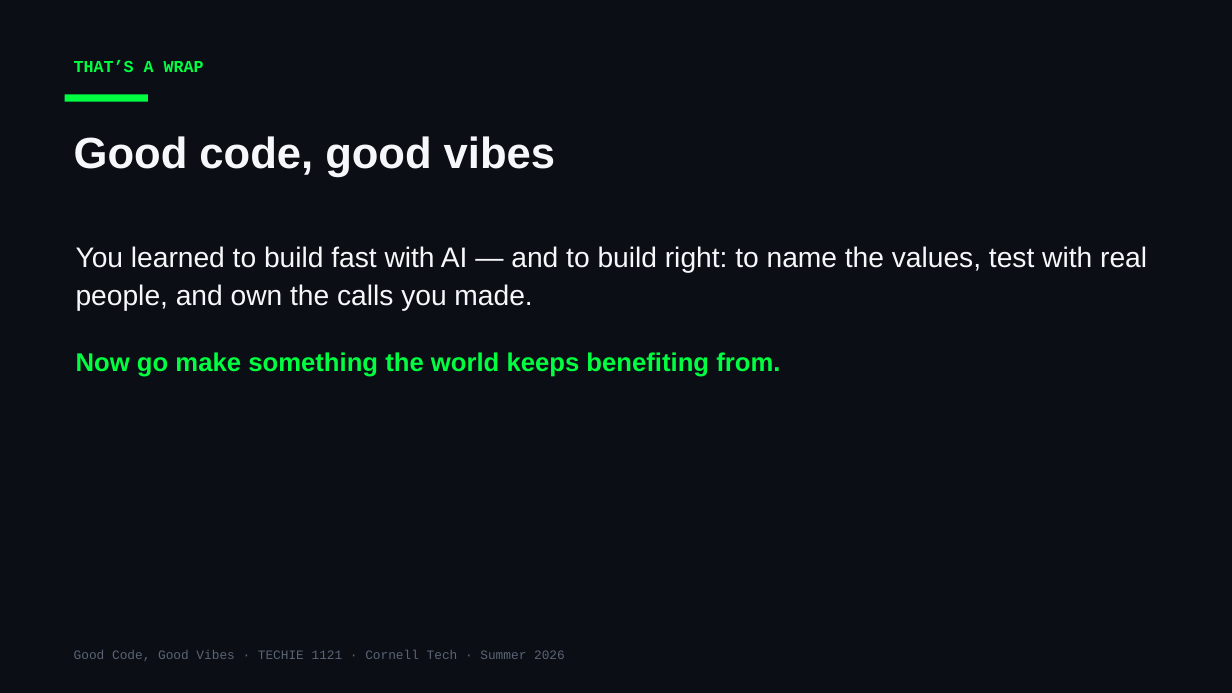
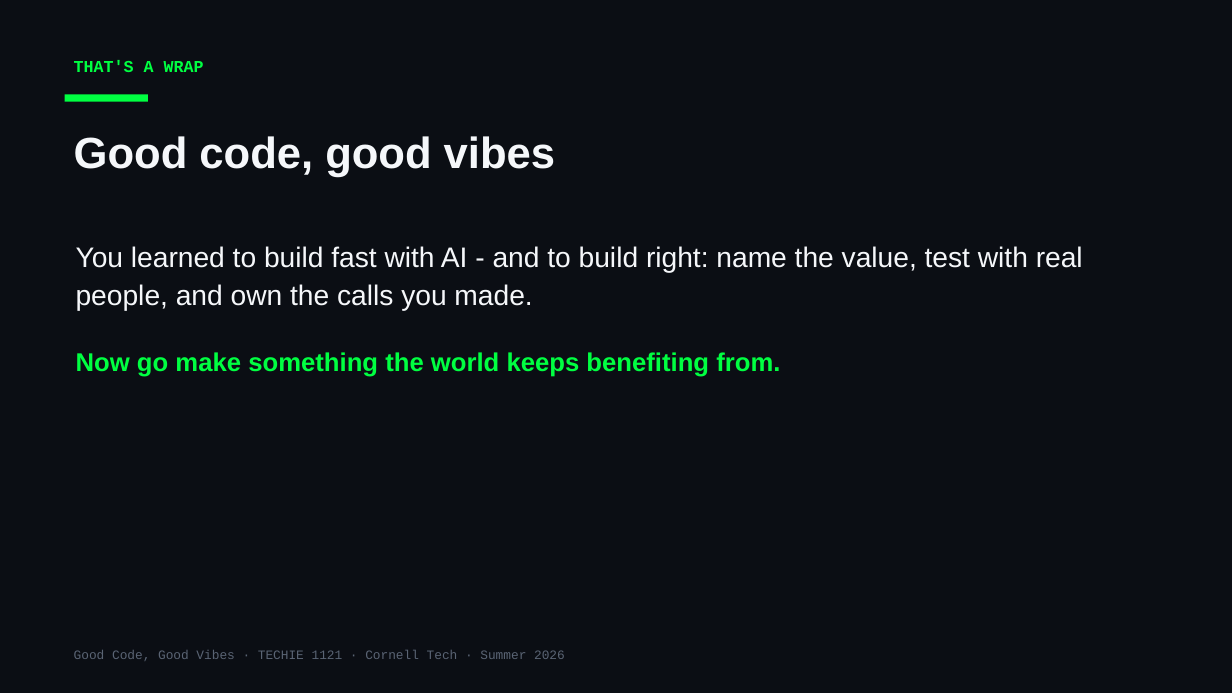
Before and after one commit to Cornell-Tech-Vibe-Coding-Summer-2026/website, a slide deck: slide 10 of slides/Week3-Thu-Final-Presentations.pptx (slide 6 before the commit). Drawn at 1232x693 pixels with LibreOffice and Linux fonts; fonts in the diff are those of the drawing. Boxes give left, top, right and bottom in pixels: in the first picture for what was removed or moved away, otherwise in the second. Text is boxed around its words. In the diff, an @@ line names an element or a change of style, - is before the commit and + after.

```diff
--- a/slides/Week3-Thu-Final-Presentations.pptx
+++ b/slides/Week3-Thu-Final-Presentations.pptx
@@ text at bbox=[76, 246, 1083, 311]: text changed @@
-You learned to build fast with AI — and to build right: to name the values, test with real people, and own the calls you made.
+You learned to build fast with AI - and to build right: name the value, test with real people, and own the calls you made.
```
Also in this commit, not shown: 4 other slides changed, 5 slides added, 1 slide removed, 5 other files.
